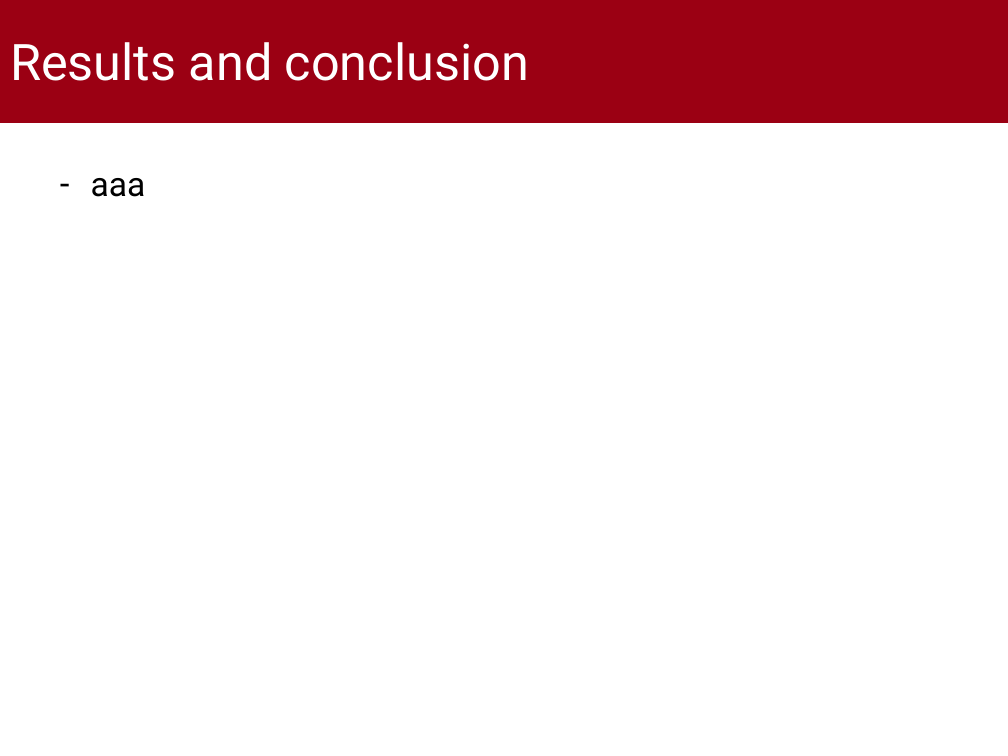
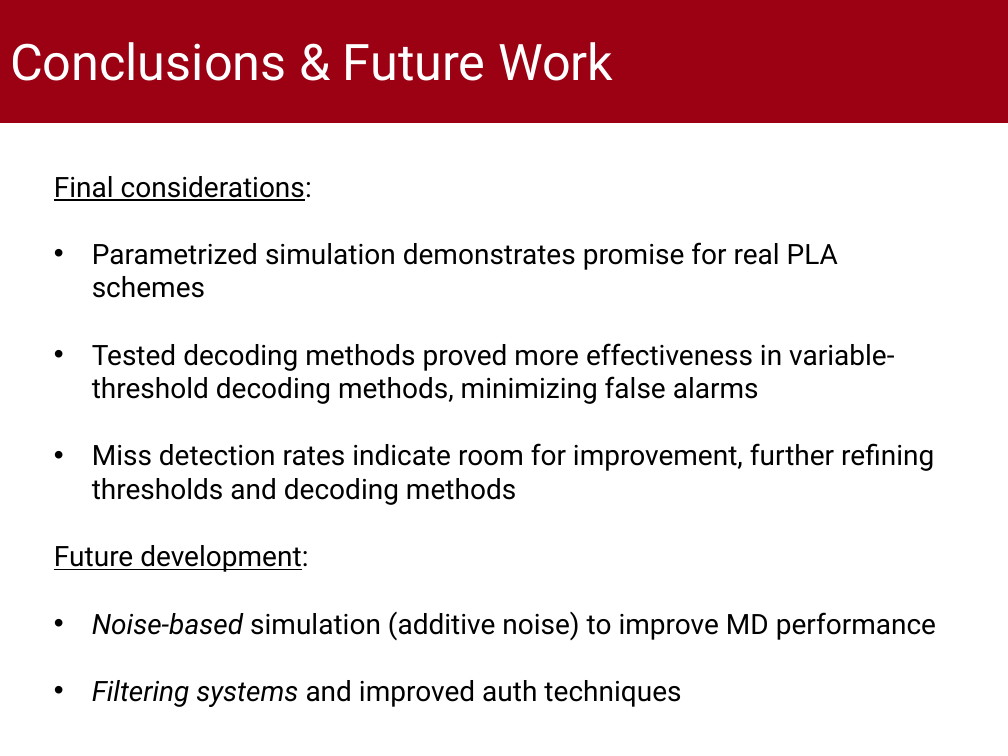
Before and after one commit to gabrielrovesti/PLA-Bluetooth-Environment, a slide deck: slide 12 of Third Part - Physical Layer Device Authentication/Slides/PLA Bluetooth Environment.pptx (slide 9 before the commit). Drawn at 1008x756 pixels with LibreOffice and Linux fonts; fonts in the diff are those of the drawing; background and template pictures are left out. Boxes give left, top, right and bottom in pixels: in the first picture for what was removed or moved away, otherwise in the second. Text is boxed around its words. In the diff, an @@ line names an element or a change of style, - is before the commit and + after.

```diff
--- a/Third Part - Physical Layer Device Authentication/Slides/PLA Bluetooth Environment.pptx
+++ b/Third Part - Physical Layer Device Authentication/Slides/PLA Bluetooth Environment.pptx
@@ title at box(10, 42, 613, 81): text changed @@
-Results and conclusion
+Conclusions & Future Work
@@ text added at box(54, 176, 936, 707), 20 pt, text #000000 @@
+Final considerations:
+• Parametrized simulation demonstrates promise for real PLA schemes
+• Tested decoding methods proved more effectiveness in variable-threshold decoding methods, minimizing false alarms
+• Miss detection rates indicate room for improvement, further refining thresholds and decoding methods
+Future development:
+• Noise-based simulation (additive noise) to improve MD performance
+• Filtering systems and improved auth techniques
@@ text removed at box(91, 178, 146, 197) @@
-– aaa
```
Also in this commit, not shown: 4 other slides changed, 3 slides added, 2 other files.
